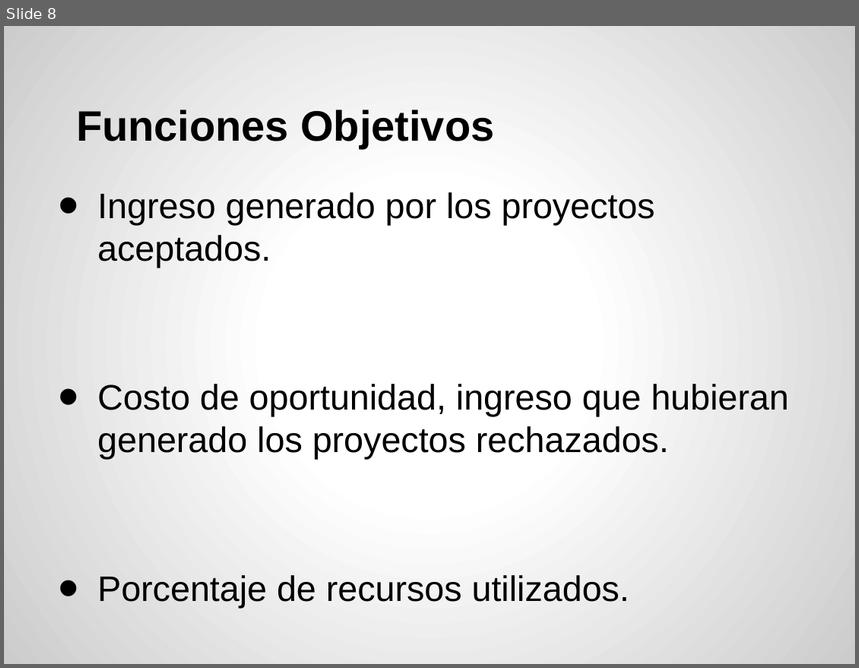
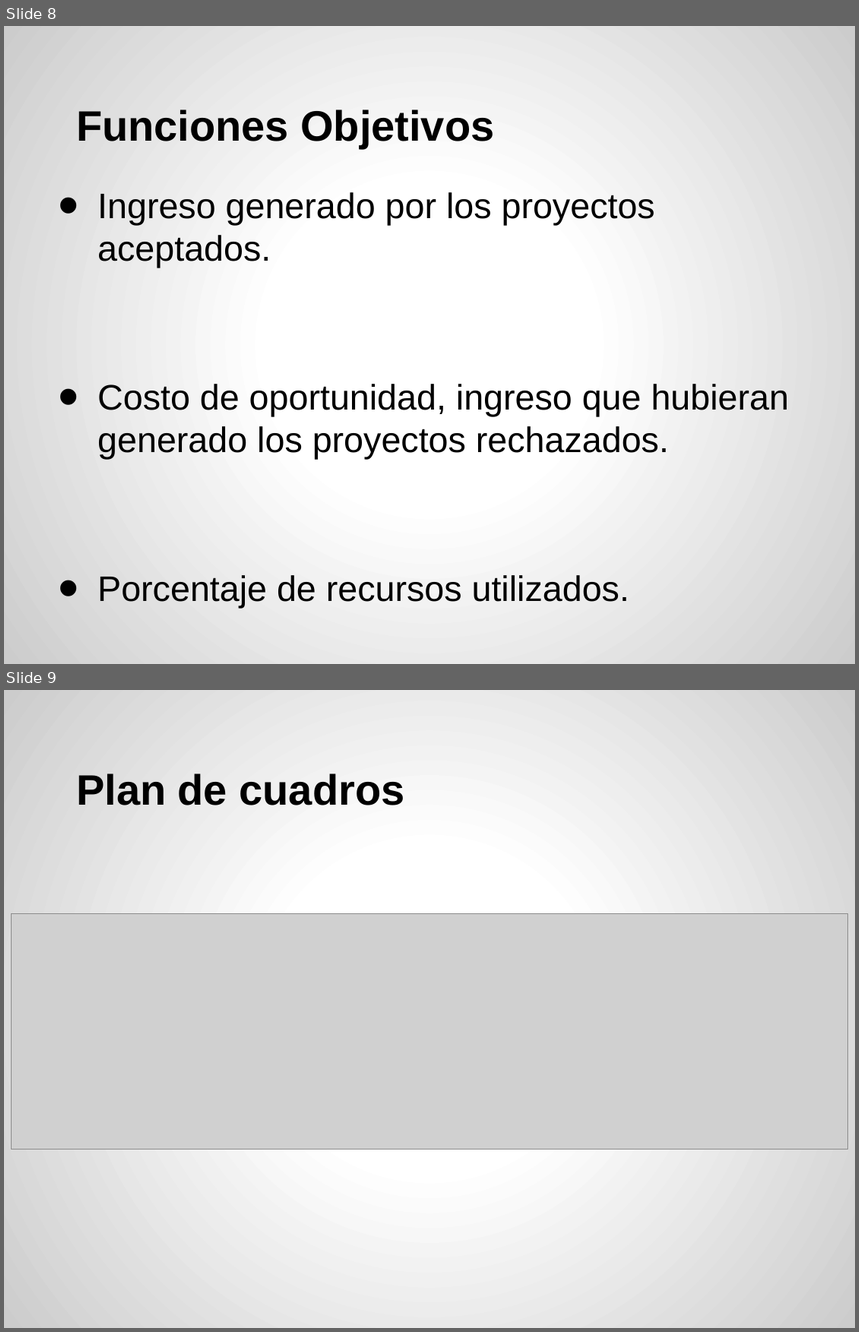
Before and after one commit to acrespo/Simulaciones, a slide deck: presentacion.pptx. Shown one above the other, each under a label of ours: slide 8 before the commit, slides 8 and 9 after it. The pictures are 859x668 and 859x1332 pixels, drawn with LibreOffice and Linux fonts; fonts in the diff are those of the drawing; grey boxes stand for pictures. Boxes give left, top, right and bottom in pixels: in the first picture for what was removed or moved away, otherwise in the second. Text is boxed around its words. In the diff, an @@ line names an element or a change of style, - is before the commit and + after.

```diff
--- a/presentacion.pptx
+++ b/presentacion.pptx
@@ slide 9 added at bbox=[4, 690, 855, 1328], background gradient #FFFFFF to #CCCCCC @@
@@ title added at bbox=[76, 774, 405, 806], 36 pt, text #000000, bold @@
+Plan de cuadros
@@ picture added at bbox=[11, 914, 848, 1150] @@
```
Also in this commit, not shown: 1 slide changed, 17 other slides added.
